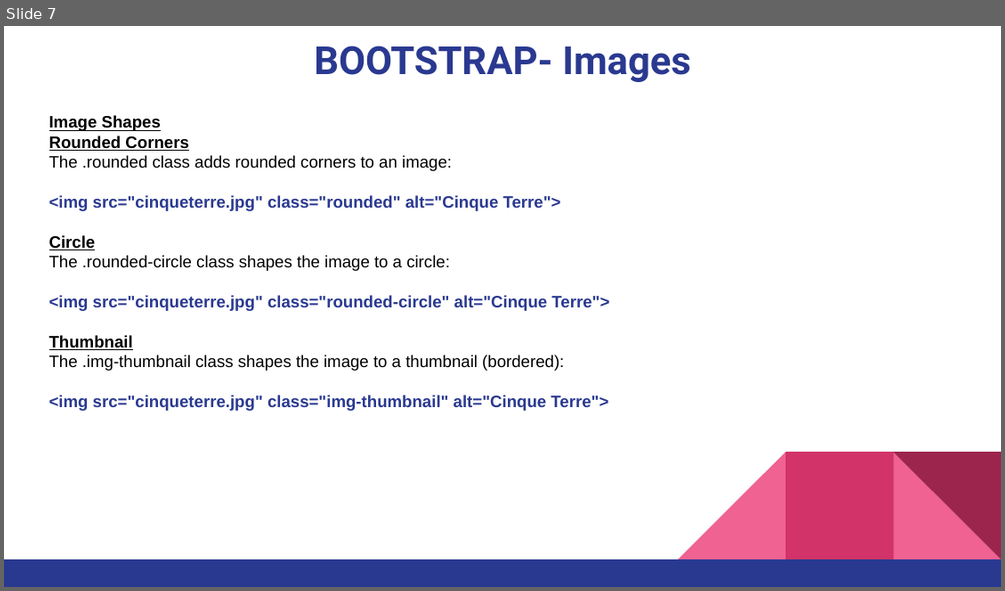
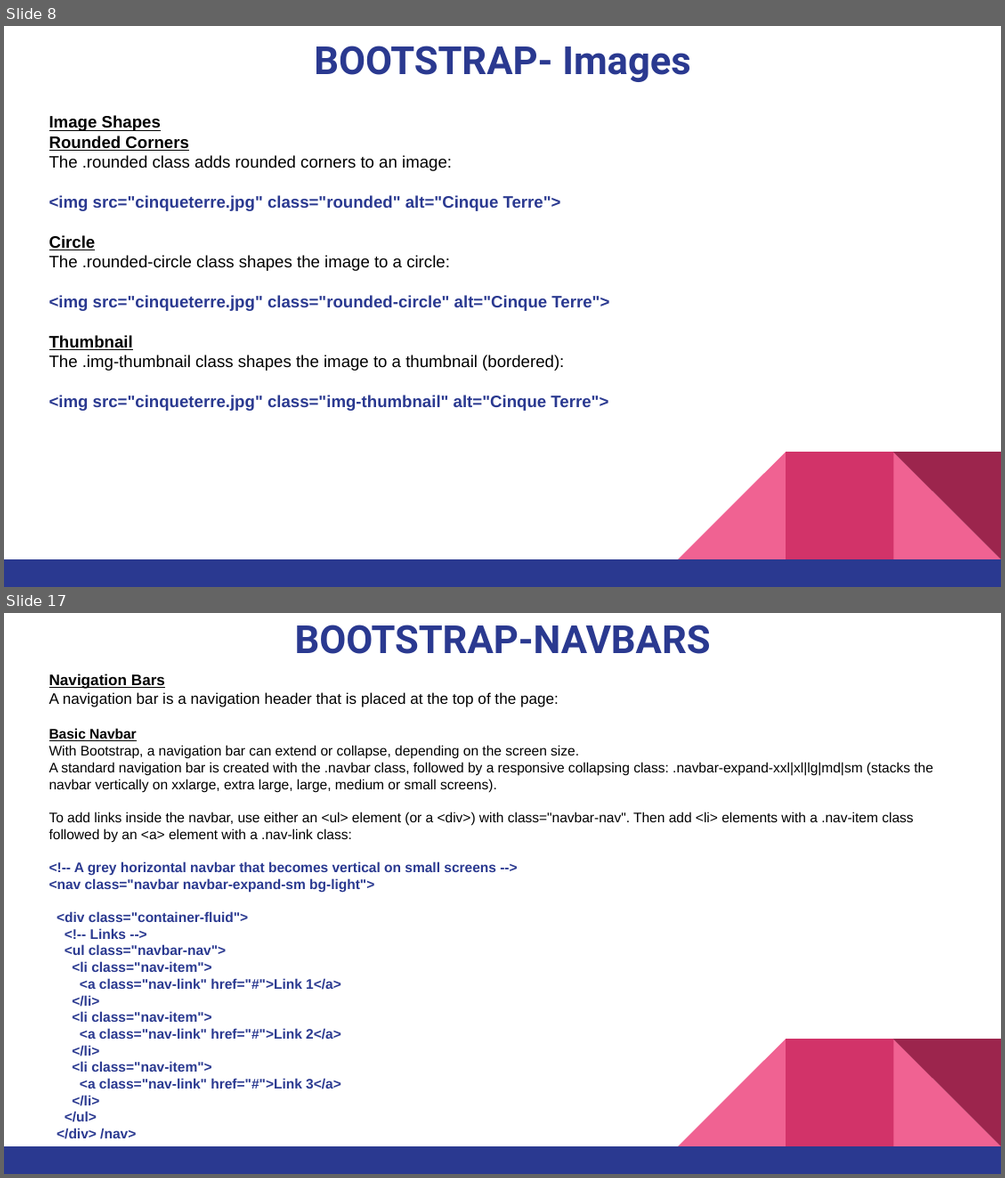
Before and after one commit to pnytrainingrepo/Webdevelopment, a slide deck: Bootstrap.pptx. Shown one above the other, each under a label of ours: slide 7 before the commit, slides 8 and 17 after it; the slides between them are not shown. The pictures are 1005x591 and 1005x1178 pixels, drawn with LibreOffice and Linux fonts; fonts in the diff are those of the drawing. Boxes give left, top, right and bottom in pixels: in the first picture for what was removed or moved away, otherwise in the second. Text is boxed around its words. In the diff, an @@ line names an element or a change of style, - is before the commit and + after.

```diff
--- a/Bootstrap.pptx
+++ b/Bootstrap.pptx
@@ slide 17 added at box(4, 613, 1001, 1174), background #FFFFFF; not listed: 5 template elements that a slide beside it also shows @@
@@ title added at box(295, 625, 711, 654), 28 pt, text #2A3990, bold @@
+BOOTSTRAP-NAVBARS
@@ text added at box(49, 674, 933, 1139), 10 pt, text #000000 @@
+Navigation Bars
+A navigation bar is a navigation header that is placed at the top of the page:
+Basic Navbar
+With Bootstrap, a navigation bar can extend or collapse, depending on the screen size.
+A standard navigation bar is created with the .navbar class, followed by a responsive collapsing class: .navbar-expand-xxl|xl|lg|md|sm (stacks the navbar vertically on xxlarge, extra large, large, medium or small screens).
+To add links inside the navbar, use either an <ul> element (or a <div>) with class="navbar-nav". Then add <li> elements with a .nav-item class followed by an <a> element with a .nav-link class:
+<!-- A grey horizontal navbar that becomes vertical on small screens -->
+<nav class="navbar navbar-expand-sm bg-light">
+<div class="container-fluid">
+<!-- Links -->
+<ul class="navbar-nav">
+<li class="nav-item">
+<a class="nav-link" href="#">Link 1</a>
+</li>
+<li class="nav-item">
+<a class="nav-link" href="#">Link 2</a>
+</li>
+<li class="nav-item">
+<a class="nav-link" href="#">Link 3</a>
+</li>
+</ul>
+</div> /nav>
@@ what was slide 7 is now slide 8 @@
```
Also in this commit, not shown: 1 slide changed, 10 other slides added, 1 slide removed, 25 other files.
